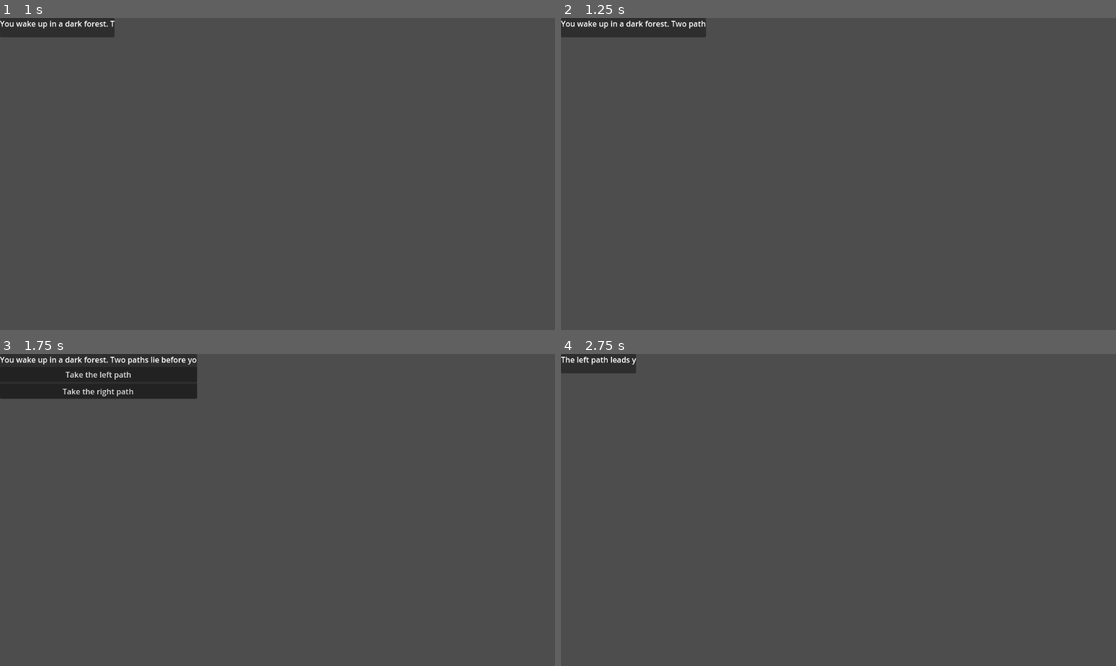
Above: before the commit, frames 1-4 (two rows, left to right).
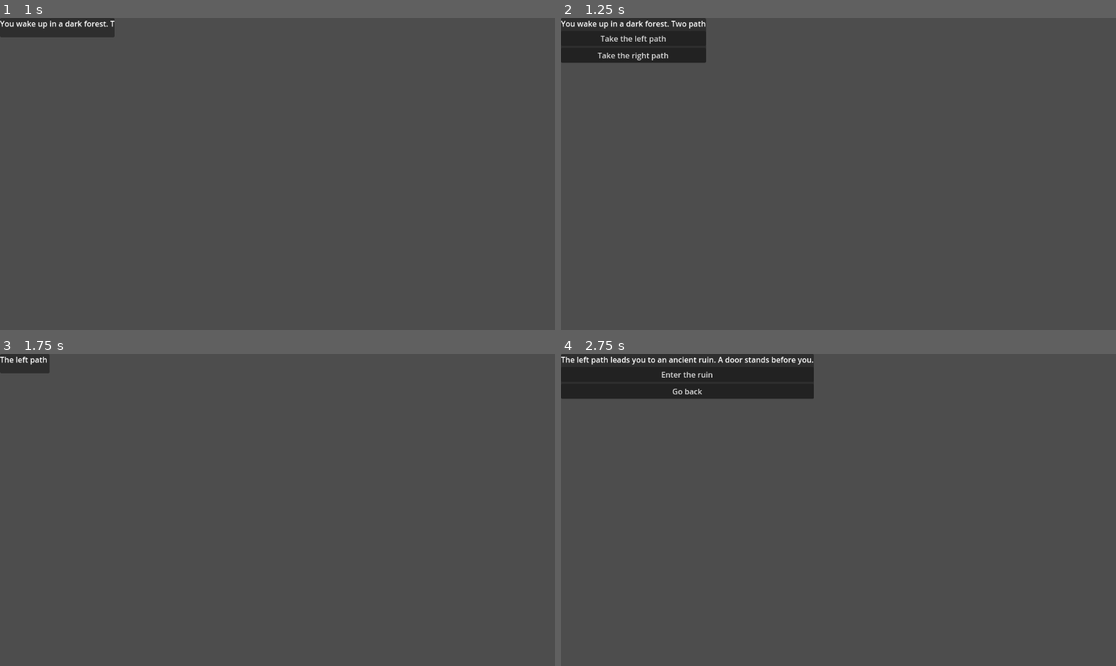
Above: after the commit, the same moments.

Repository: SamiAchnine/clash-cheese-project-adventure
Game: Godot game, scene res://TEST.tscn
The game is run twice, just before and just after one commit, with the same random seed, the same clock (stepped at 60 frames per second) and the same inputs.
Inputs (mouse positions are in pixels of both pictures, inside the frame that each line leads up to):
- Up to frame 1 (1 s): no input
- Up to frame 2 (1.25 s): no input
- Up to frame 3 (1.75 s): click (72, 375) at 1.25 s, where only the run after the commit has a clickable "Take the left path"
- Up to frame 4 (2.75 s): click (660, 375) at 2 s, where only the run before the commit has a clickable "Take the left path"

Frame 1 is identical in both runs. In frame 2, 2.0% of the frame differs, in the area x 0-27%, y 5-15%; in frame 3, 4.4%; in frame 4, 5.5%, in the area x 0-46%, y 0-15%.

Commit message:
moved story to json file

Diff:
--- a/TEST.tscn
+++ b/TEST.tscn
@@ -6,6 +6,7 @@
 
 [node name="CanvasLayer" type="CanvasLayer" parent="."]
 script = ExtResource("1_7vw07")
+typing_speed = 0.02
 
 [node name="TextBox" type="PanelContainer" parent="CanvasLayer"]
 offset_right = 40.0
--- /dev/null
+++ b/story.json
@@ -0,0 +1,38 @@
+{
+"start": {
+		"text": "You wake up in a dark forest. Two paths lie before you.",
+		"choices": [
+			{"text": "Take the left path", "next": "left_path"},
+			{"text": "Take the right path", "next": "right_path"}
+			]
+		},
+	"left_path": {
+		"text": "The left path leads you to an ancient ruin. A door stands before you.",
+		"choices": [
+			{"text": "Enter the ruin", "next": "inside_ruin"},
+			{"text": "Go back", "next": "start"}
+			]
+		},
+		"right_path": {
+			"text": "You follow the right path and find a calm river. It looks peaceful.",
+			"choices": [
+				{"text": "Drink from the river", "next": "river_drink"},
+				{"text": "Cross the river", "next": "cross_river"}
+				]
+			},
+		"inside_ruin": {
+		"text": "Inside, you find a glowing artifact. As you reach out, light fills your vision.",
+		"choices":[{"text": "Okay", "next": "end"}]
+		},
+		"river_drink": {
+		"text": "The water is cool and refreshing. You feel renewed.",
+		"choices":[{"text": "Okay", "next": "end"}]
+		},
+		"cross_river": {
+			"text": "You cross safely and see a village in the distance. Maybe you’ll find help there.",
+			"choices":[{"text": "Okay", "next": "end"}]
+			},
+		"end": {
+		"text": "Your journey for now has ended. The forest whispers your name as you fade away..."
+		}
+}
--- a/text_box.gd
+++ b/text_box.gd
@@ -7,51 +7,15 @@
 
 # STORY DATA
 # Each "node" of the story has an id, text, and optional choices that lead to another id.
-var story = {
-	"start": {
-		"text": "You wake up in a dark forest. Two paths lie before you.",
-		"choices": [
-			{"text": "Take the left path", "next": "left_path"},
-			{"text": "Take the right path", "next": "right_path"}
-			]
-		},
-	"left_path": {
-		"text": "The left path leads you to an ancient ruin. A door stands before you.",
-		"choices": [
-			{"text": "Enter the ruin", "next": "inside_ruin"},
-			{"text": "Go back", "next": "start"}
-			]
-		},
-		"right_path": {
-			"text": "You follow the right path and find a calm river. It looks peaceful.",
-			"choices": [
-				{"text": "Drink from the river", "next": "river_drink"},
-				{"text": "Cross the river", "next": "cross_river"}
-				]
-			},
-		"inside_ruin": {
-		"text": "Inside, you find a glowing artifact. As you reach out, light fills your vision.",
-		"choices":[{"text": "Okay", "next": "end"}]
-		},
-		"river_drink": {
-		"text": "The water is cool and refreshing. You feel renewed.",
-		"choices":[{"text": "Okay", "next": "end"}]
-		},
-		"cross_river": {
-			"text": "You cross safely and see a village in the distance. Maybe you’ll find help there.",
-			"choices":[{"text": "Okay", "next": "end"}]
-			},
-		"end": {
-		"text": "Your journey for now has ended. The forest whispers your name as you fade away..."
-		}
-}
+var story = {}
 
-var current_node_id = "start"
+@export var current_node_id = "start"
 var typing = false   # prevents overlapping input while typing
-var typing_speed = 0.03  # seconds per character (adjust to taste)
+@export var typing_speed = 0.01 # seconds per character (higher is slower)
 
 func _ready():
 	next_button.pressed.connect(_on_next_pressed)
+	load_story("res://story.json")
 	display_node(current_node_id)
 
 func display_node(node_id: String):
@@ -108,3 +72,15 @@
 
 func on_choice_selected(next_node: String):
 	display_node(next_node)
+
+func load_story(path: String):
+	var file = FileAccess.open(path, FileAccess.READ)
+	if file:
+		var content = file.get_as_text()
+		var json_result = JSON.parse_string(content)
+		if typeof(json_result) == TYPE_DICTIONARY:
+			story = json_result
+		else:
+			push_error("Error parsing JSON file: %s" % path)
+	else:
+		push_error("Could not open story file: %s" % path)
